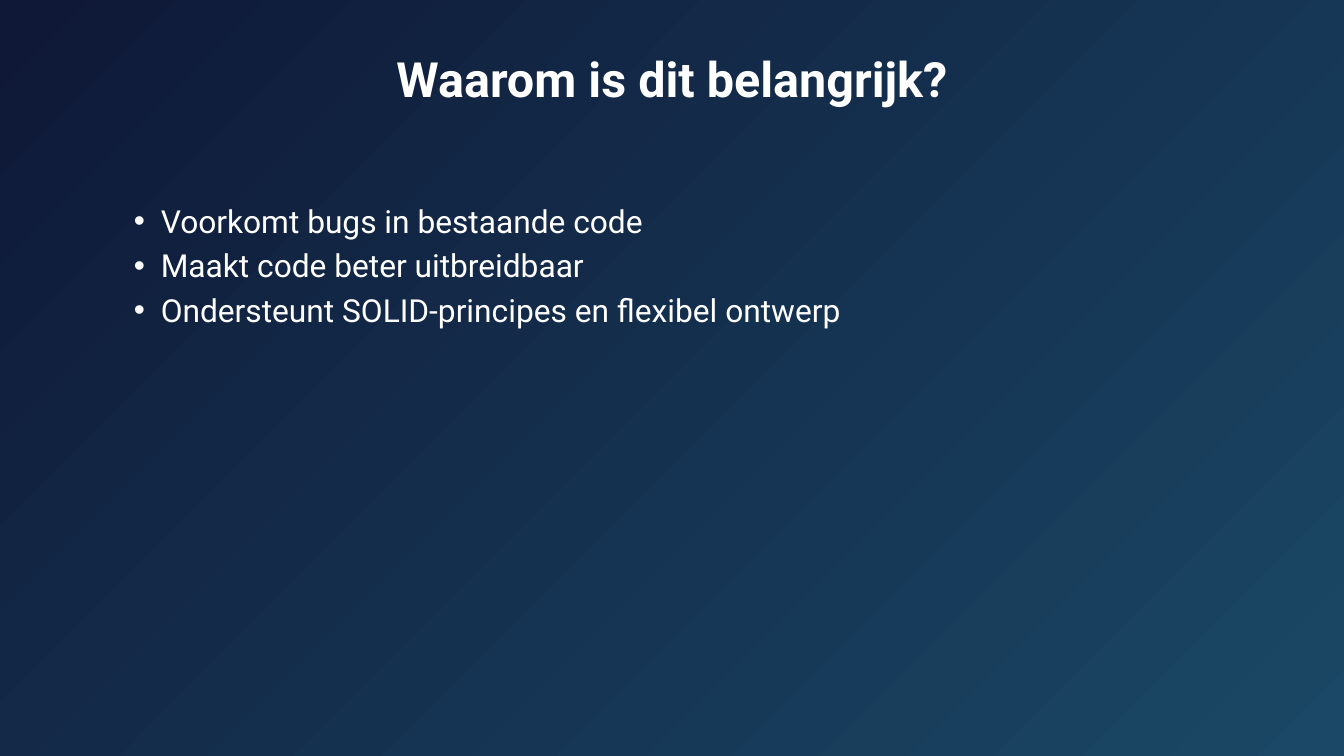
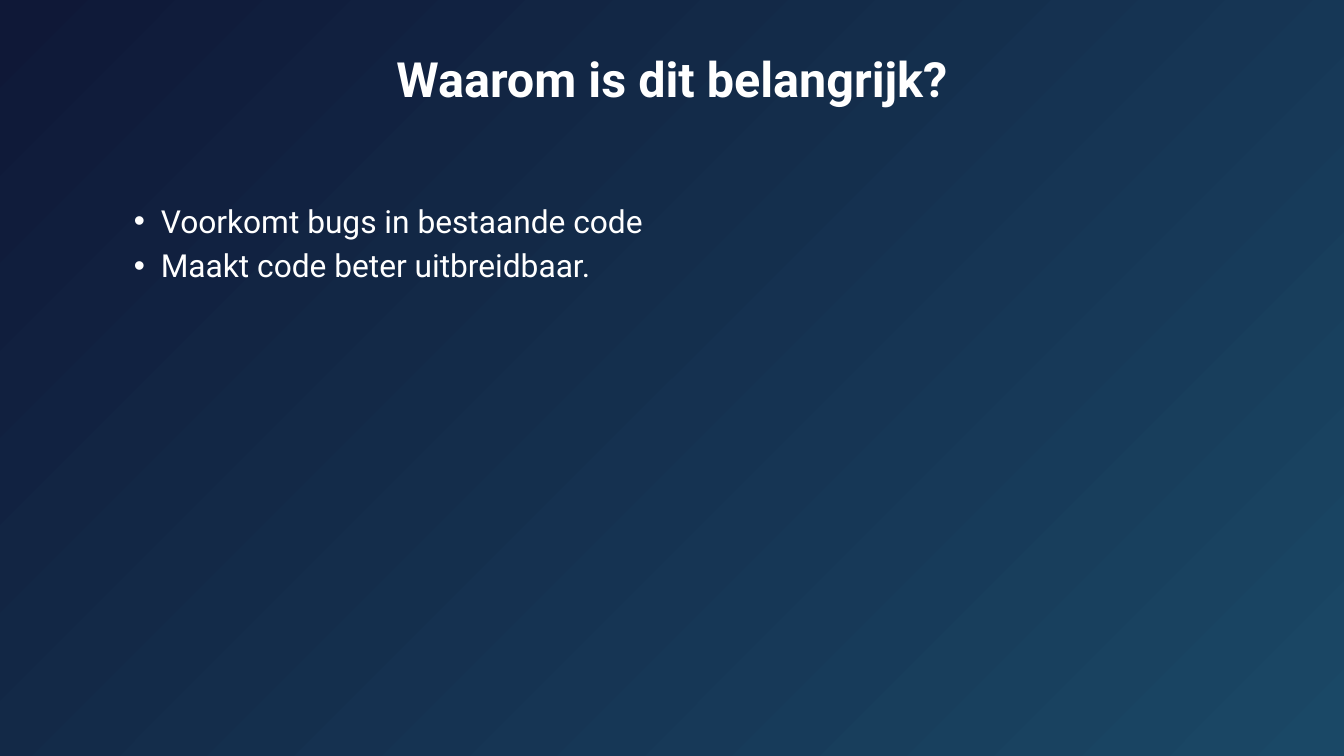
Before and after one commit to AIM-ENE-feb25/triptop-groep-b5, a slide deck: slide 3 of week2/les2/OpenClosed Principle.pptx. Drawn at 1344x756 pixels with LibreOffice and Linux fonts; fonts in the diff are those of the drawing. Boxes give left, top, right and bottom in pixels: in the first picture for what was removed or moved away, otherwise in the second. Text is boxed around its words. In the diff, an @@ line names an element or a change of style, - is before the commit and + after.

```diff
--- a/week2/les2/OpenClosed Principle.pptx
+++ b/week2/les2/OpenClosed Principle.pptx
@@ text at bbox=[161, 253, 591, 278]: text changed @@
-  • Maakt code beter uitbreidbaar
-  • Ondersteunt SOLID-principes en flexibel ontwerp
+  • Maakt code beter uitbreidbaar.
```
Also in this commit, not shown: 1 other slide changed, 1 slide added, 1 slide removed, 1 other file.
